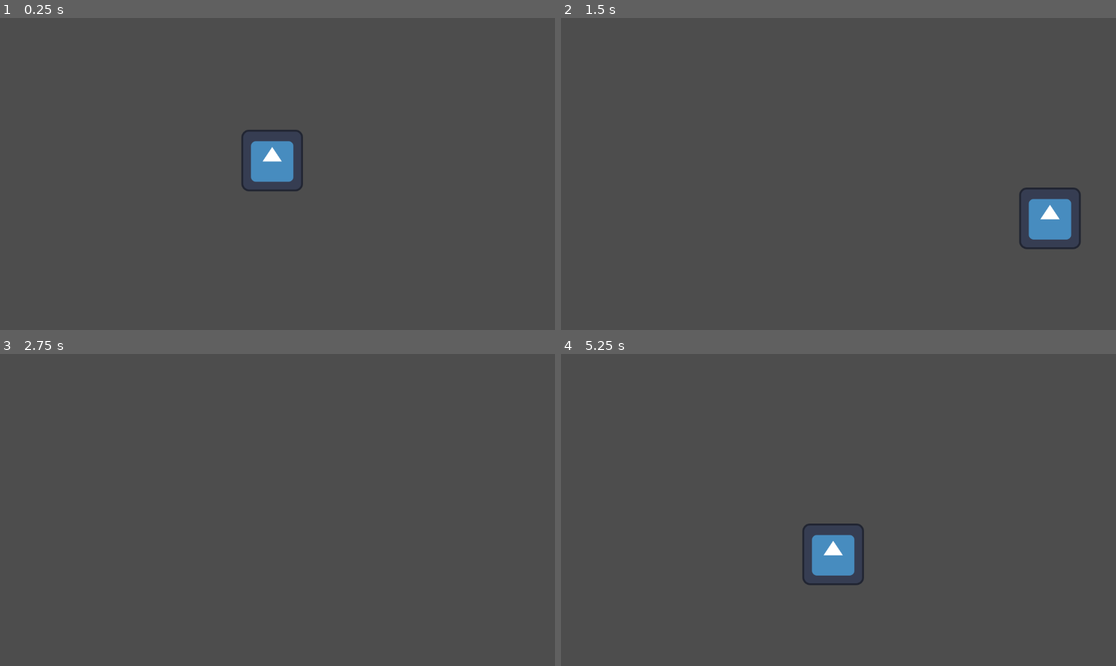
Above: before the commit, frames 1-4 (two rows, left to right).
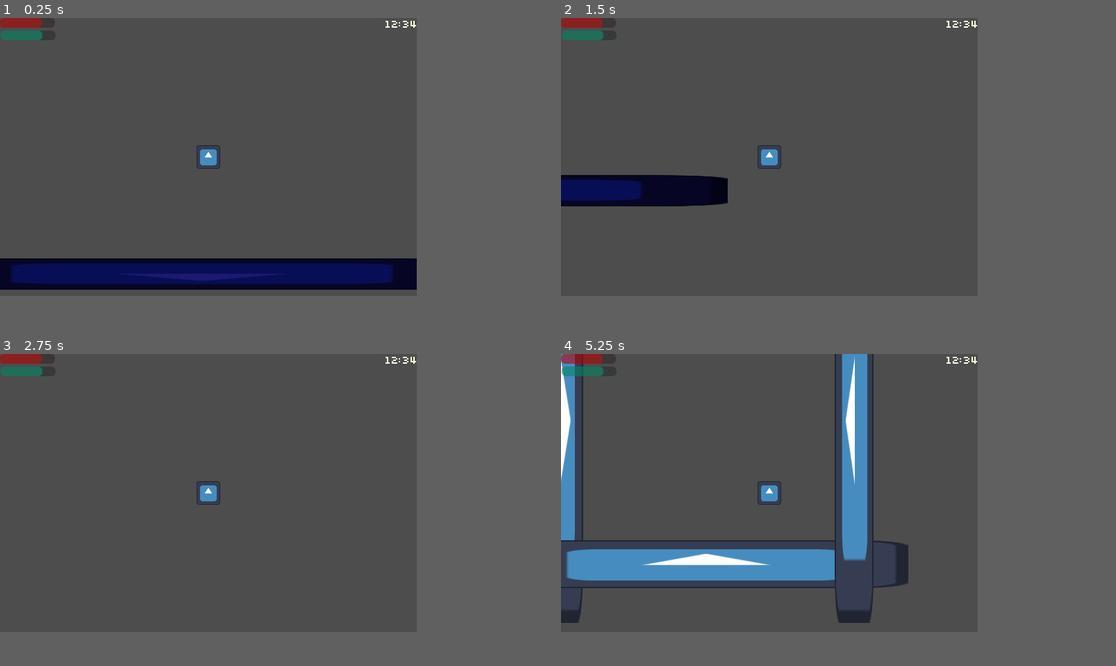
Above: after the commit, the same moments.

Repository: mike239x/GamingWorldJam2
Game: Godot game, scene res://Main.tscn
Same seed, same stepped clock (60 frames per second), same inputs: the game is played once before the commit and once after it. The engine's default icon, where the game draws it, is replaced by a stand-in: a white triangle on a blue panel in a dark square.
Inputs:
- Up to frame 1 (0.25 s): no input
- Up to frame 2 (1.5 s): tap Enter at 0.5 s; hold D (move_right) 0.53-1.28 s; tap ` (tilda, bound only after the commit) at 0.6, 1.35 s; hold S (move_down) from 1.28 s (still down)
- Up to frame 3 (2.75 s): release S (move_down) at 2.03 s; hold D (move_right) from 2.03 s (still down); tap ` (tilda, bound only after the commit) at 2.1 s
- Up to frame 4 (5.25 s): tap Space at 2.75 s; release D (move_right) at 2.78 s; hold W (move_up) 2.78-3.53 s; tap ` (tilda, bound only after the commit) every 0.75 s from 2.85 to 5.1 s; tap Enter at 3.5 s; hold A (move_left) 3.53-5.03 s; hold S (move_down) from 5.03 s (still down)
In our replay, the window is 799x449 before the commit and 600x400 after it. These sizes can differ from the game's own. Grey fills any space a smaller window leaves; there, only what the larger window draws over its background counts as a difference.

The runs differ from the first frame. In frame 1, 9.5% of the frame differs, in the area x 0-76%, y 0-88%; in frame 2, 4.9%; in frame 3, 0.7%; in frame 4, 12%, in the area x 0-75%, y 0-87%.

Commit message:
Add HUD, camera, world switching, README

Diff:
--- /dev/null
+++ b/Main.gd
@@ -0,0 +1,36 @@
+extends Node2D
+
+enum WORLD_STATE {REAL, DREAM}
+var state = WORLD_STATE.REAL
+
+# Called when the node enters the scene tree for the first time.
+func _ready():
+	deactivate($DreamWorld)
+	state = WORLD_STATE.REAL
+
+#TODO maybe introduce the state - dream/reality, day/night, location?
+
+func deactivate(node):
+	node.hide()
+	node.set_process(false)
+	node.set_physics_process(false)
+	node.set_process_unhandled_input(false)
+	node.set_process_input(false)
+
+func activate(node):
+	node.show()
+	node.set_process(true)
+	node.set_physics_process(true)
+	node.set_process_unhandled_input(true)
+	node.set_process_input(true)
+
+func _process(delta):
+	if Input.is_action_just_released("tilda"):
+		if state == WORLD_STATE.REAL:
+			state = WORLD_STATE.DREAM
+			deactivate($RealWorld)
+			activate($DreamWorld)
+		elif state == WORLD_STATE.DREAM:
+			state = WORLD_STATE.REAL
+			deactivate($DreamWorld)
+			activate($RealWorld)
--- a/Main.tscn
+++ b/Main.tscn
@@ -1,8 +1,21 @@
-[gd_scene load_steps=2 format=3 uid="uid://bscw8abwf51j7"]
+[gd_scene load_steps=6 format=3 uid="uid://bscw8abwf51j7"]
 
+[ext_resource type="Script" path="res://Main.gd" id="1_4mpnj"]
 [ext_resource type="PackedScene" uid="uid://dxqnn6dlq0ij3" path="res://character.tscn" id="1_55dnx"]
+[ext_resource type="PackedScene" uid="uid://cbuqoux7udsup" path="res://hud.tscn" id="1_x6wqk"]
+[ext_resource type="PackedScene" uid="uid://drs0x30iykvhd" path="res://dream_world.tscn" id="2_tvtq8"]
+[ext_resource type="PackedScene" uid="uid://c0c4kylb8bb4p" path="res://real_world.tscn" id="5_ktbnl"]
 
 [node name="Main" type="Node2D"]
+script = ExtResource("1_4mpnj")
+
+[node name="HUD" parent="." instance=ExtResource("1_x6wqk")]
 
 [node name="Character" parent="." instance=ExtResource("1_55dnx")]
-position = Vector2(565, 296)
+position = Vector2(319, 213)
+
+[node name="Camera2D" type="Camera2D" parent="Character"]
+
+[node name="DreamWorld" parent="." instance=ExtResource("2_tvtq8")]
+
+[node name="RealWorld" parent="." instance=ExtResource("5_ktbnl")]
--- a/character.gd
+++ b/character.gd
@@ -1,6 +1,6 @@
 extends Node2D
 
-@export var speed:int = 10
+@export var speed:float = 10
 
 # Called when the node enters the scene tree for the first time.
 func _ready():
--- a/character.tscn
+++ b/character.tscn
@@ -7,4 +7,5 @@
 script = ExtResource("1_g5uxb")
 
 [node name="Sprite2D" type="Sprite2D" parent="."]
+scale = Vector2(0.265625, 0.265625)
 texture = ExtResource("1_slp7x")
--- /dev/null
+++ b/dream_world.tscn
@@ -0,0 +1,28 @@
+[gd_scene load_steps=2 format=3 uid="uid://drs0x30iykvhd"]
+
+[ext_resource type="Texture2D" uid="uid://birg32gqhchu3" path="res://icon.svg" id="1_b061i"]
+
+[node name="DreamWorld" type="Node2D"]
+
+[node name="CloudPlaceholder" type="Sprite2D" parent="."]
+position = Vector2(19.2964, 228.46)
+rotation = 1.5708
+scale = Vector2(4.5492, 0.489007)
+texture = ExtResource("1_b061i")
+
+[node name="CloudPlaceholder2" type="Sprite2D" parent="."]
+position = Vector2(228, 10.9548)
+rotation = 3.14159
+scale = Vector2(4.5492, 0.374294)
+texture = ExtResource("1_b061i")
+
+[node name="CloudPlaceholder3" type="Sprite2D" parent="."]
+position = Vector2(228, 435.5)
+scale = Vector2(4.5492, 0.539063)
+texture = ExtResource("1_b061i")
+
+[node name="CloudPlaceholder4" type="Sprite2D" parent="."]
+position = Vector2(441.041, 229)
+rotation = 4.71239
+scale = Vector2(4.5492, 0.436865)
+texture = ExtResource("1_b061i")
--- /dev/null
+++ b/hud.tscn
@@ -0,0 +1,33 @@
+[gd_scene load_steps=3 format=3 uid="uid://cbuqoux7udsup"]
+
+[ext_resource type="FontFile" uid="uid://dmw85i6hi0agy" path="res://slkscr.ttf" id="1_os86t"]
+
+[sub_resource type="LabelSettings" id="LabelSettings_mt12q"]
+font = ExtResource("1_os86t")
+font_color = Color(1, 1, 0.882353, 1)
+
+[node name="HUD" type="CanvasLayer"]
+
+[node name="Health" type="ProgressBar" parent="."]
+modulate = Color(1, 0, 0, 1)
+offset_right = 79.0
+offset_bottom = 14.0
+value = 75.0
+show_percentage = false
+
+[node name="Stamina" type="ProgressBar" parent="."]
+modulate = Color(0.0117647, 0.72549, 0.54902, 1)
+offset_left = 1.0
+offset_top = 18.0
+offset_right = 80.0
+offset_bottom = 32.0
+value = 75.0
+show_percentage = false
+
+[node name="Time" type="Label" parent="."]
+offset_left = 553.0
+offset_top = 1.0
+offset_right = 599.0
+offset_bottom = 26.0
+text = "12:34"
+label_settings = SubResource("LabelSettings_mt12q")
--- a/project.godot
+++ b/project.godot
@@ -14,6 +14,12 @@
 run/main_scene="res://Main.tscn"
 config/features=PackedStringArray("4.2", "GL Compatibility")
 config/icon="res://icon.svg"
+
+[display]
+
+window/size/viewport_width=600
+window/size/viewport_height=400
+window/stretch/mode="viewport"
 
 [input]
 
@@ -37,6 +43,16 @@
 "events": [Object(InputEventKey,"resource_local_to_scene":false,"resource_name":"","device":-1,"window_id":0,"alt_pressed":false,"shift_pressed":false,"ctrl_pressed":false,"meta_pressed":false,"pressed":false,"keycode":0,"physical_keycode":83,"key_label":0,"unicode":115,"echo":false,"script":null)
 ]
 }
+LMB={
+"deadzone": 0.5,
+"events": [Object(InputEventMouseButton,"resource_local_to_scene":false,"resource_name":"","device":-1,"window_id":0,"alt_pressed":false,"shift_pressed":false,"ctrl_pressed":false,"meta_pressed":false,"button_mask":0,"position":Vector2(0, 0),"global_position":Vector2(0, 0),"factor":1.0,"button_index":1,"canceled":false,"pressed":false,"double_click":false,"script":null)
+]
+}
+tilda={
+"deadzone": 0.5,
+"events": [Object(InputEventKey,"resource_local_to_scene":false,"resource_name":"","device":-1,"window_id":0,"alt_pressed":false,"shift_pressed":false,"ctrl_pressed":false,"meta_pressed":false,"pressed":false,"keycode":0,"physical_keycode":96,"key_label":0,"unicode":96,"echo":false,"script":null)
+]
+}
 
 [rendering]
 
--- /dev/null
+++ b/real_world.tscn
@@ -0,0 +1,12 @@
+[gd_scene load_steps=2 format=3 uid="uid://c0c4kylb8bb4p"]
+
+[ext_resource type="Texture2D" uid="uid://birg32gqhchu3" path="res://icon.svg" id="1_o3mtt"]
+
+[node name="RealWorld" type="Node2D"]
+
+[node name="CloudPlaceholder" type="Sprite2D" parent="."]
+modulate = Color(0.109804, 0.0980392, 0.443137, 1)
+position = Vector2(310, 381.612)
+rotation = -3.14159
+scale = Vector2(6.23658, 0.350343)
+texture = ExtResource("1_o3mtt")
Binary file added: slkscr.ttf
Not shown, added: slkscr.ttf.import
Not shown, added: README.md
